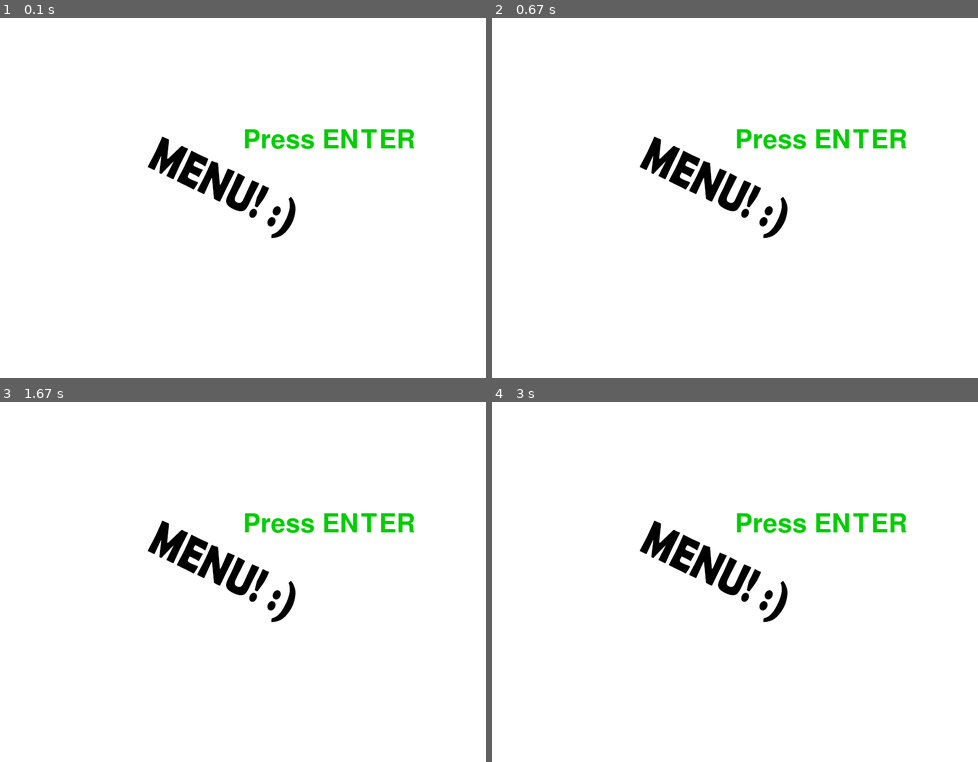
Above: before the commit, frames 1-4 (two rows, left to right).
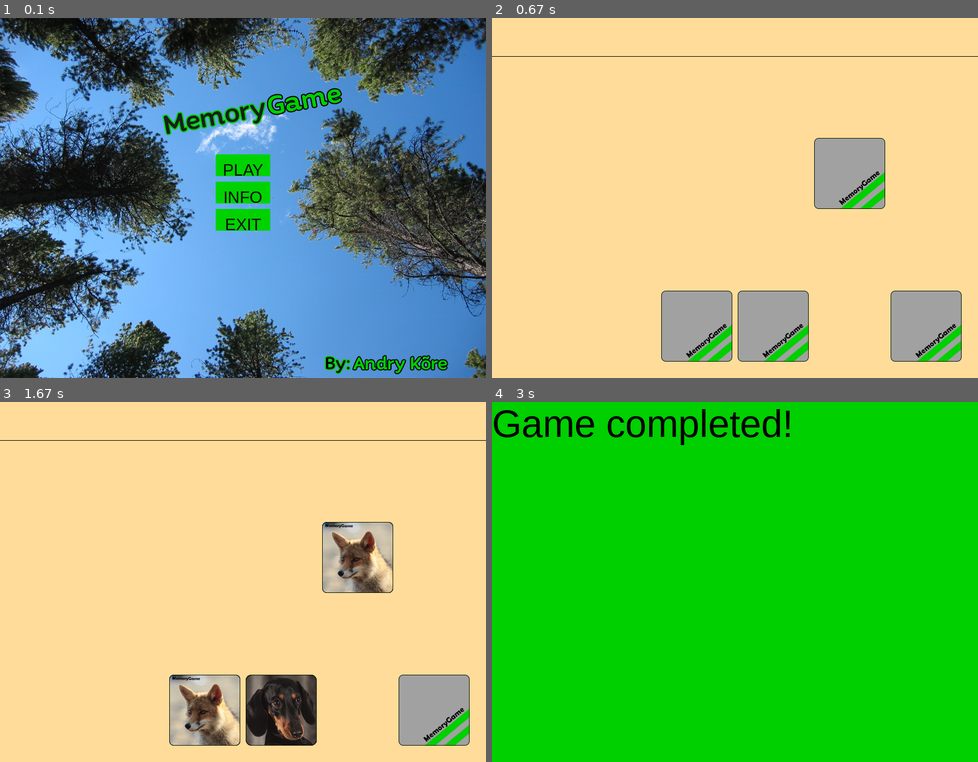
Above: after the commit, the same moments.

Repository: TheAndry/PygamePracticeGame
Game: pygame game, started from MemoryGame.py
The game is run twice, just before and just after one commit, with the same random seed, the same clock (stepped at 60 frames per second) and the same inputs.
Inputs (mouse positions are in pixels of both pictures, inside the frame that each line leads up to):
- Up to frame 1 (0.1 s): no input
- Up to frame 2 (0.67 s): click (735, 169) at 0.38 s, where only the run after the commit has a clickable "PLAY"
- Up to frame 3 (1.67 s): press the mouse at (204, 711) at 0.7 s; move the mouse to (136, 639) at 0.8 s; release the mouse at (68, 571) at 0.93 s; press the mouse at (359, 556) at 1.03 s; move the mouse to (252, 603) at 1.13 s; release the mouse at (150, 654) at 1.27 s; click (281, 711) at 1.38 s
- Up to frame 4 (3 s): press the mouse at (924, 711) at 1.7 s; move the mouse to (769, 654) at 1.8 s; release the mouse at (613, 596) at 1.93 s

The runs differ from the first frame. In frame 1, 100% of the frame differs, in the area x 0-100%, y 0-100%; in frame 2, 100%; in frame 3, 100%; in frame 4, 99%.

Commit message:
Buttons added. Menu finished.

Diff:
--- a/MemoryGame.py
+++ b/MemoryGame.py
@@ -1,13 +1,14 @@
 # -*- coding: utf-8 -*-
-
-import pygame, sys, random, time
+import sys, random, time
+import pygame
+
+
+__author__ = ("Andry Kõre")
 
 pygame.init()
-
 WIDTH = 890
 HEIGHT = 660
 gameScreen = pygame.display.set_mode([WIDTH, HEIGHT])
-
 pygame.display.set_caption('MemoryGame')
 time = pygame.time.Clock()
 
@@ -26,7 +27,7 @@
 
 
 def Text(screen, text, size, color, coords):
-    lfont = pygame.font.SysFont(None, size)
+    lfont = pygame.font.SysFont('Arial Bold', size)
     labl = lfont.render(text, 1, color)
     screen.blit(labl, coords)
 
@@ -56,6 +57,43 @@
         scren.blit(self.card, [self.x, self.y])
 
 
+class Button:
+    def __init__(self, xpos, ypos, height, width, buttontext, regularcolor, hovercolor, clickcolor, function, textfont):
+        self.function = function
+        self.buttontext = buttontext
+        self.currentcolor = regularcolor
+        self.clickcolor = clickcolor
+        self.hovercolor = hovercolor
+        self.regularcolor = regularcolor
+        self.width = width
+        self.height = height
+        self.ypos = ypos
+        self.xpos = xpos
+        self.commenceaction = False
+        self.font = pygame.font.SysFont(textfont, 30)
+        self.textcontent = self.font.render(self.buttontext, 1, (10, 10, 10))
+        self.textposition = pygame.Rect((self.xpos, self.ypos), (self.width, self.height))
+        self.textposition[0] = self.xpos + ((self.width - self.textcontent.get_width()) / 2)
+        self.textposition[1] = self.ypos + ((self.width - self.textcontent.get_height()) / 6)
+
+    def mousemovement(self, position, key):
+        if self.xpos < position[0] < self.xpos + self.width and self.ypos < position[1] < self.ypos + self.height:
+            if key[0]:
+                self.currentcolor = self.clickcolor
+                self.commenceaction = True
+            else:
+                self.currentcolor = self.hovercolor
+                if self.commenceaction:
+                    self.function()
+                    self.commenceaction = False
+        else:
+            self.currentcolor = self.regularcolor
+
+    def drawbutton(self, scren):
+        pygame.draw.rect(scren, self.currentcolor, pygame.Rect((self.xpos, self.ypos), (self.width, self.height)))
+        scren.blit(self.textcontent, self.textposition)
+
+
 class Cards:
     def __init__(self):
         self.cards = []
@@ -80,6 +118,19 @@
             draw.drawCard(display)
 
 
+class Allbuttons:
+    def __init__(self, allthebuttons):
+        self.buttons = allthebuttons
+
+    def drawbutton(self, scren):
+        for button in self.buttons:
+            button.drawbutton(scren)
+
+    def mousemovement(self, position, key):
+        for button in self.buttons:
+            button.mousemovement(position, key)
+
+
 class Status():
     menu = 1
     game = 2
@@ -91,6 +142,7 @@
     def __init__(self, screen):
         self.currentStatus = Status.menu
         self.currentScreen = screen
+        self.screenRect = self.currentScreen.get_rect()
         self.cards = Cards()
         self.openedCards = []
         self.mouseClicks = []
@@ -113,7 +165,13 @@
         return gridList
 
     def showMenu(self):
+        global buttons
         self.currentStatus = Status.menu
+        buttons = Allbuttons([
+            Button(self.screenRect.centerx-(100/2), self.screenRect.centery-80, 40, 100, "PLAY", (0,210,00), (10,240,110), (160,245,225), game.startGame, 'Arial Bold'),  # Küsi, kuidas skippida mõndasid osasid funktsioonis
+            Button(self.screenRect.centerx-(100/2), self.screenRect.centery-30, 40, 100, "INFO", (0,210,00), (10,240,110), (160,245,225), game.showMenu, 'Arial Bold'),
+            Button(self.screenRect.centerx-(100/2), self.screenRect.centery+20, 40, 100, "EXIT", (0,210,00), (10,240,110), (160,245,225), game.quitGame, 'Arial Bold')
+            ])
         #pygame.mixer.music.stop()
         #pygame.mixer.music.load(BACKGROUND MUSIC)
         #pygame.mixer.music.play(-1)
@@ -139,6 +197,10 @@
         #sound.play()
         #pygame.mixer.music.stop()
 
+    def quitGame(self):
+        pygame.quit()
+        sys.exit()
+
     def turnCards(self):
         if len(self.mouseClicks) == 2:
             pygame.display.flip()
@@ -156,12 +218,13 @@
             self.gameEnd()
 
     def updateScreen(self):
+        global buttons
         if self.currentStatus == Status.menu:
             self.currentScreen.blit(menu_image, (0, 0))
-            Text(self.currentScreen, 'Press ENTER', 70, (0, 205, 0), (445, 200))
-            pygame.display.flip()
-
-        if self.currentStatus == Status.game:  # Make time tick
+            buttons.drawbutton(self.currentScreen)
+            pygame.display.flip()
+
+        elif self.currentStatus == Status.game:  # Make time tick
             self.currentScreen.fill([255, 220, 153])
             pygame.draw.line(self.currentScreen, [0, 0, 0], [0, 70], [WIDTH, 70])
             self.cards.drawBoard(self.currentScreen)
@@ -170,13 +233,13 @@
 
             pygame.display.flip()
 
-        if self.currentStatus == Status.end:  # TODO: Make green fade
+        elif self.currentStatus == Status.end:  # TODO: Make green fade
             pygame.time.wait(600)
             self.currentScreen.fill([0, 207, 0])
             Text(self.currentScreen, 'Game completed!', 70, (0, 0, 0), (0, 0))
             pygame.display.flip()
 
-        if self.currentStatus == Status.pause:
+        elif self.currentStatus == Status.pause:
             pass
 
 
@@ -184,20 +247,16 @@
 game.showMenu()
 
 while True:
-
     for event in pygame.event.get():
         if event.type == pygame.QUIT:
             pygame.quit()
             sys.exit()
 
         if game.currentStatus == Status.menu:
-            if event.type == pygame.QUIT:
-                sys.exit()
-            elif event.type == pygame.KEYDOWN:
-                if event.key == pygame.K_RETURN:
-                    game.startGame()
-
-        if game.currentStatus == Status.game:
+            if event.type == pygame.MOUSEMOTION or event.type == pygame.MOUSEBUTTONDOWN or event.type == pygame.MOUSEBUTTONUP:
+                buttons.mousemovement(pygame.mouse.get_pos(), pygame.mouse.get_pressed())
+
+        elif game.currentStatus == Status.game:
             if event.type == pygame.MOUSEBUTTONDOWN:
                 game.cards.mouse(pygame.mouse.get_pos(), pygame.mouse.get_pressed())
 
Binary file changed: resources/gameMenu.png
